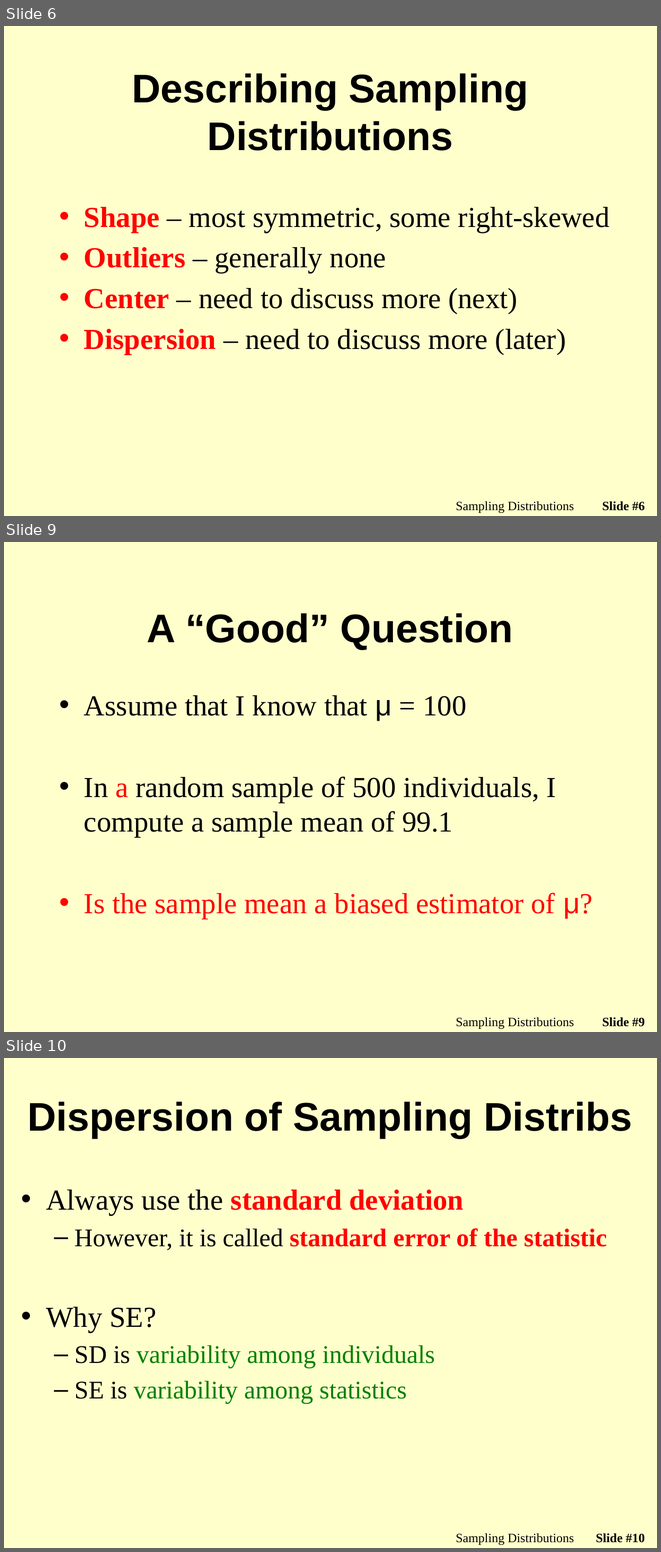
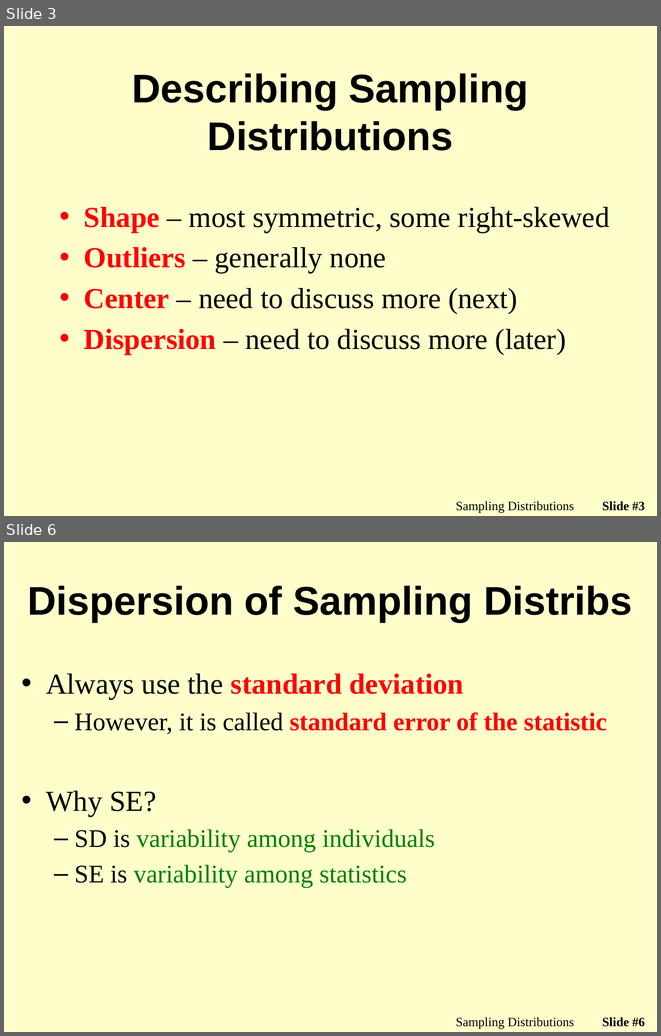
Before and after one commit to droglenc/NCMTH107, a slide deck: modules/Sampling_Distributions/PPT.pptx. Shown one above the other, each under a label of ours: slides 6, 9 and 10 before the commit, slides 3 and 6 after it; the slides between them are not shown. The pictures are 661x1552 and 661x1036 pixels, drawn with LibreOffice and Linux fonts; fonts in the diff are those of the drawing; background and template pictures are left out. Boxes give left, top, right and bottom in pixels: in the first picture for what was removed or moved away, otherwise in the second. Text is boxed around its words. In the diff, an @@ line names an element or a change of style, - is before the commit and + after.

Commit message:
Updated sampling distrib module

```diff
--- a/modules/Sampling_Distributions/PPT.pptx
+++ b/modules/Sampling_Distributions/PPT.pptx
@@ slide 9 removed at (4,542,657,1032), background picture (left out) @@
@@ title removed at (147,613,513,650) @@
-A “Good” Question
@@ text removed at (84,695,593,919) @@
-• Assume that I know that μ = 100
-• In a random sample of 500 individuals, I compute a sample mean of 99.1
-• Is the sample mean a biased estimator of μ?
@@ text removed at (456,1017,574,1029) @@
-Sampling Distributions
@@ page number removed at (602,1017,645,1026) @@
-Slide #9
@@ what was slide 6 is now slide 3 @@
@@ page number at (602,501,645,510): text changed @@
-Slide #6
+Slide #3
@@ what was slide 10 is now slide 6 @@
@@ page number at (602,1017,645,1026): text changed @@
-Slide #10
+Slide #6
```
Also in this commit, not shown: 4 slides changed, 1 slide added, 13 other slides removed, 4 other files.
